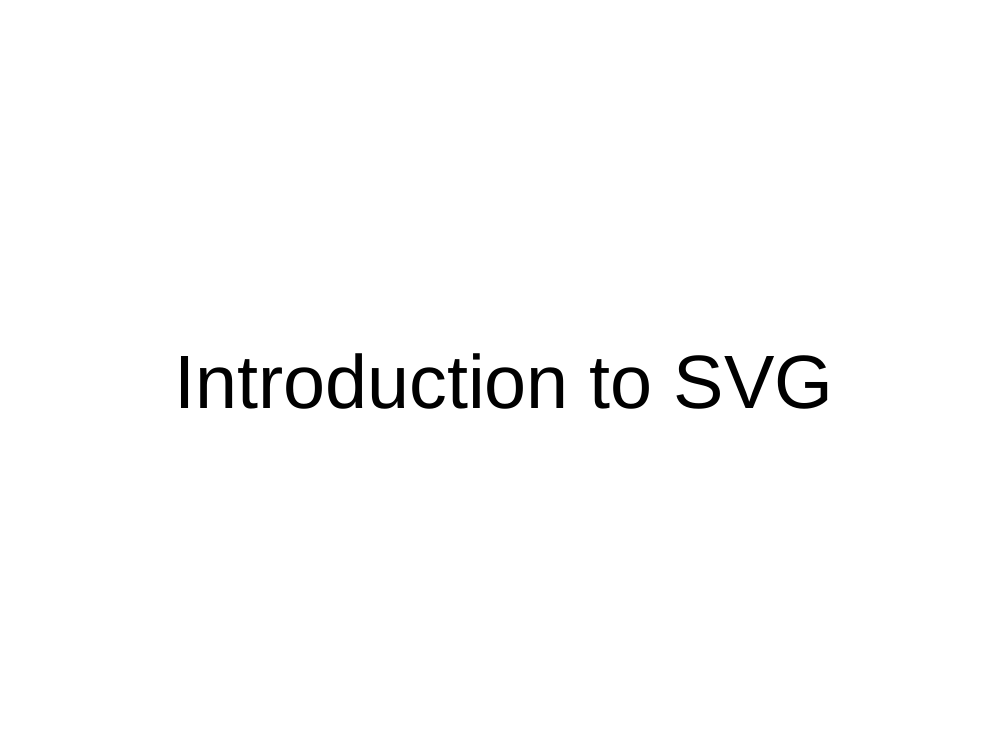
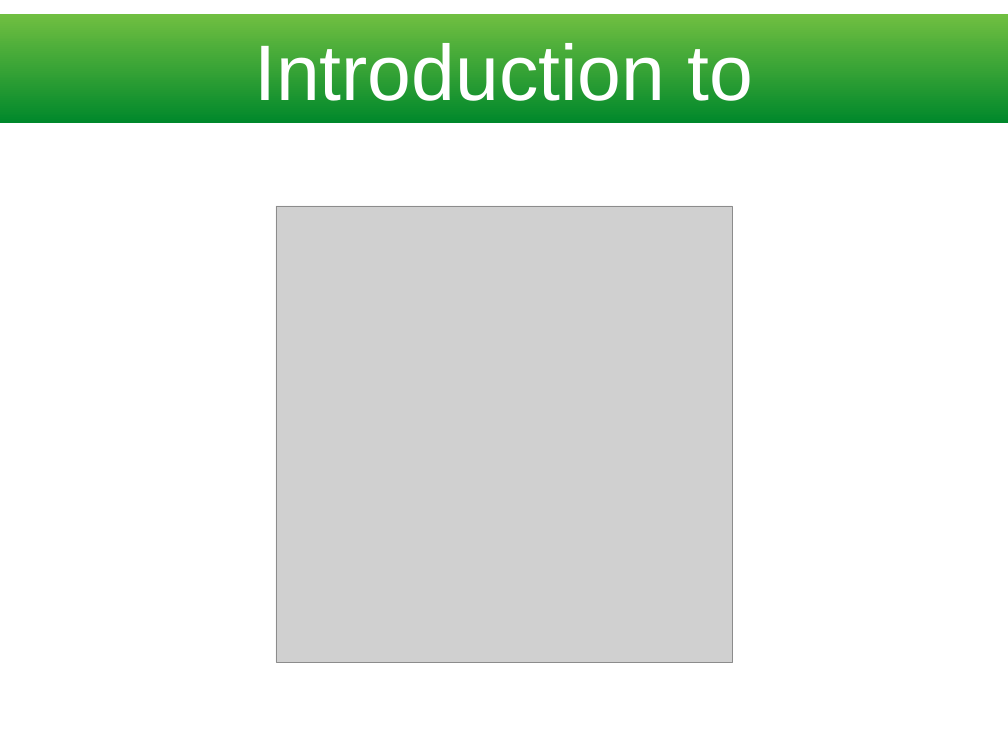
Before and after one commit to thatdevgirl/svg-intro, a slide deck: slide 1 of slides/svg-presentation.pptx. Drawn at 1008x756 pixels with LibreOffice and Linux fonts; fonts in the diff are those of the drawing; grey boxes stand for pictures. Boxes give left, top, right and bottom in pixels: in the first picture for what was removed or moved away, otherwise in the second. Text is boxed around its words. In the diff, an @@ line names an element or a change of style, - is before the commit and + after.

```diff
--- a/slides/svg-presentation.pptx
+++ b/slides/svg-presentation.pptx
@@ title "Introduction to": place and size @@
-title "Introduction to" at (174, 353, 833, 409)
+title "Introduction to" at (0, 14, 1008, 123)
@@ title "Introduction to" at (0, 14, 1008, 123): vertical alignment bottom to middle; fill none to gradient #70BF41 to #00882B @@
@@ title at (254, 43, 753, 115): text changed; size 76.8 to 80 pt; text colour #000000 to #FFFFFF @@
-Introduction to SVG
+Introduction to
@@ picture added at (276, 206, 732, 663) @@
```
Also in this commit, not shown: 7 other slides changed, 12 other files.
